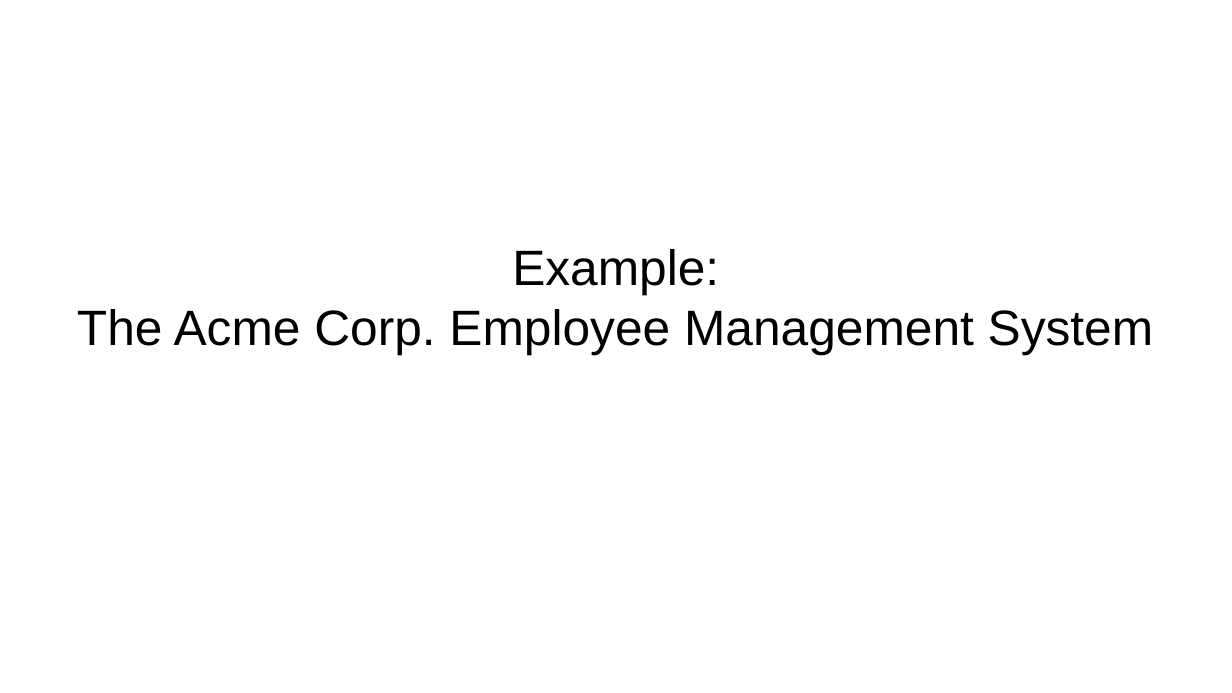
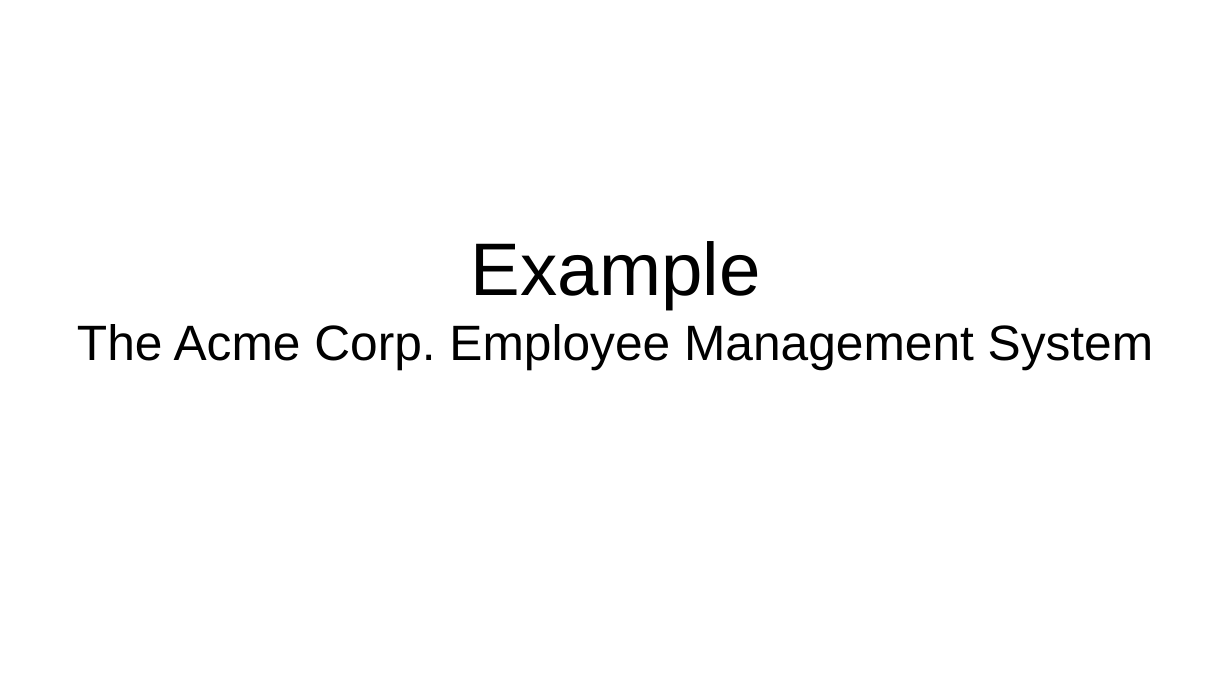
Before and after one commit to maxmeffert/SOLID, a slide deck: slide 5 of TheSofSOLID/TheSofSOLID.odp. Drawn at 1232x693 pixels with LibreOffice and Linux fonts; fonts in the diff are those of the drawing. Boxes give left, top, right and bottom in pixels: in the first picture for what was removed or moved away, otherwise in the second. Text is boxed around its words. In the diff, an @@ line names an element or a change of style, - is before the commit and + after.

```diff
--- a/TheSofSOLID/TheSofSOLID.odp
+++ b/TheSofSOLID/TheSofSOLID.odp
@@ subtitle at (471,241,761,309): text changed; size 32 to 48 pt @@
-Example:
+Example
```
Also in this commit, not shown: 1 other slide changed, 1 other file.
